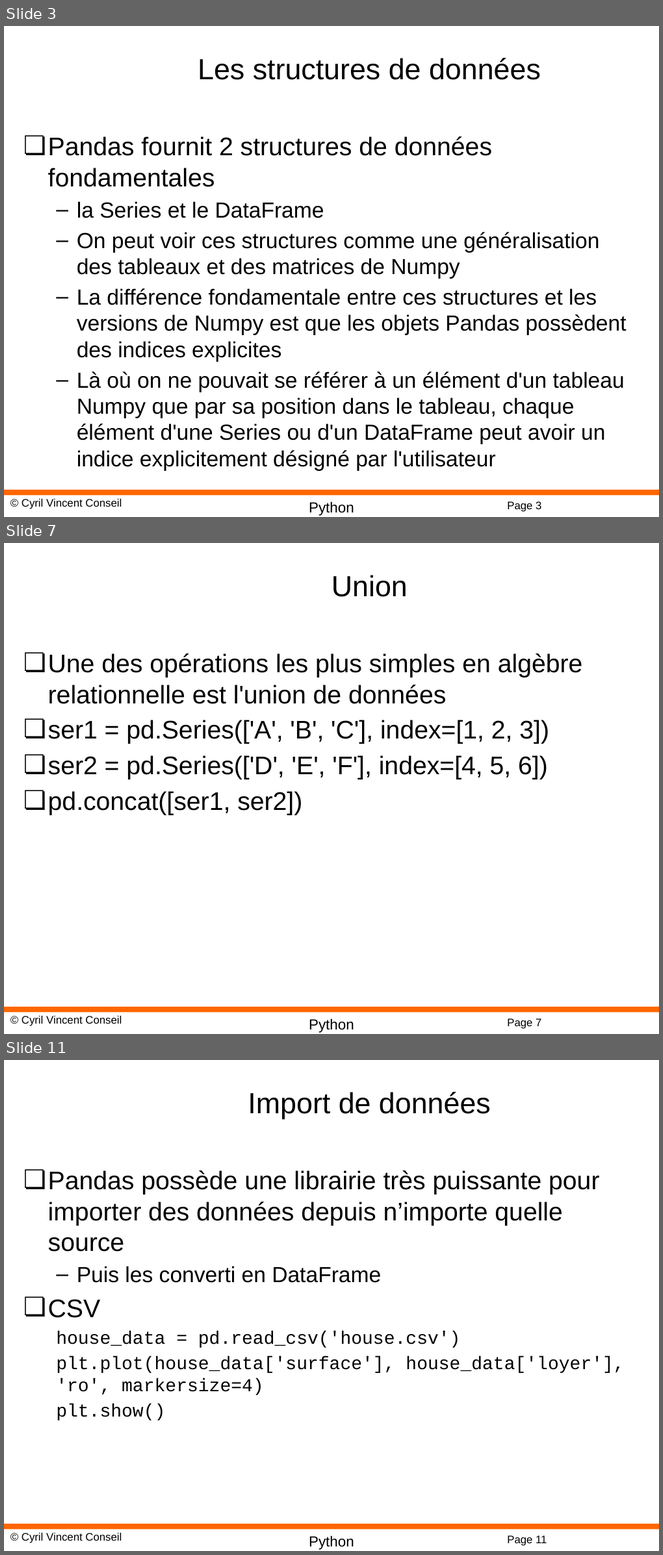
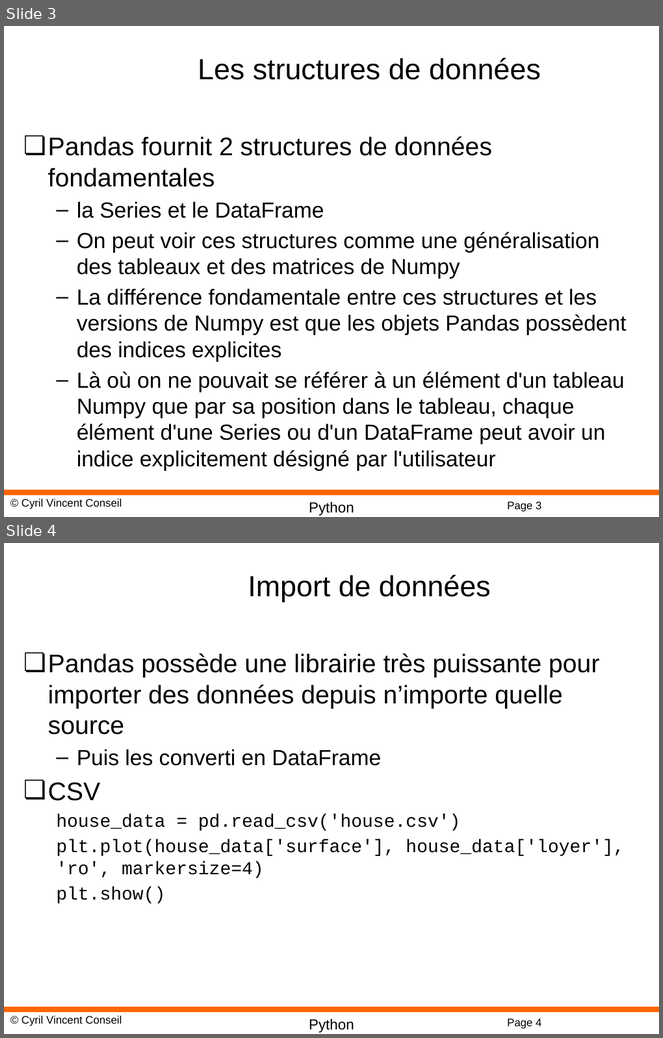
Before and after one commit to cyrilvincent/python-advanced, a slide deck: PPT/DataScience12-Pandas.pptx. Shown one above the other, each under a label of ours: slides 3, 7 and 11 before the commit, slides 3 and 4 after it; the slides between them are not shown. The pictures are 663x1555 and 663x1038 pixels, drawn with LibreOffice and Linux fonts; fonts in the diff are those of the drawing; background and template pictures are left out. Boxes give left, top, right and bottom in pixels: in the first picture for what was removed or moved away, otherwise in the second. Text is boxed around its words. In the diff, an @@ line names an element or a change of style, - is before the commit and + after.

```diff
--- a/PPT/DataScience12-Pandas.pptx
+++ b/PPT/DataScience12-Pandas.pptx
@@ slide 7 removed at bbox=[4, 543, 659, 1034], background #FFFFFF; not listed: 4 template elements that a slide beside it also shows @@
@@ title removed at bbox=[332, 575, 408, 597] @@
-Union
@@ text removed at bbox=[48, 653, 583, 815] @@
-❏ Une des opérations les plus simples en algèbre relationnelle est l'union de données
-❏ ser1 = pd.Series(['A', 'B', 'C'], index=[1, 2, 3])
-❏ ser2 = pd.Series(['D', 'E', 'F'], index=[4, 5, 6])
-❏ pd.concat([ser1, ser2])
@@ what was slide 11 is now slide 4 @@
@@ page number at bbox=[507, 1019, 542, 1029]: text changed @@
-Page 11
+Page 4
```
Also in this commit, not shown: 6 other slides removed, 4 other files.
